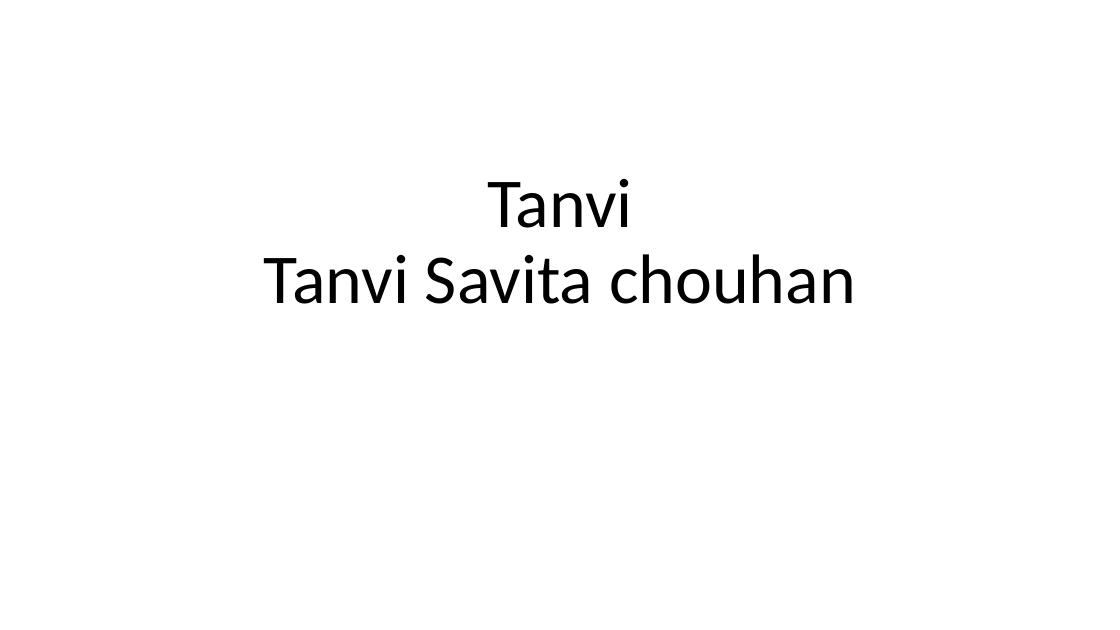
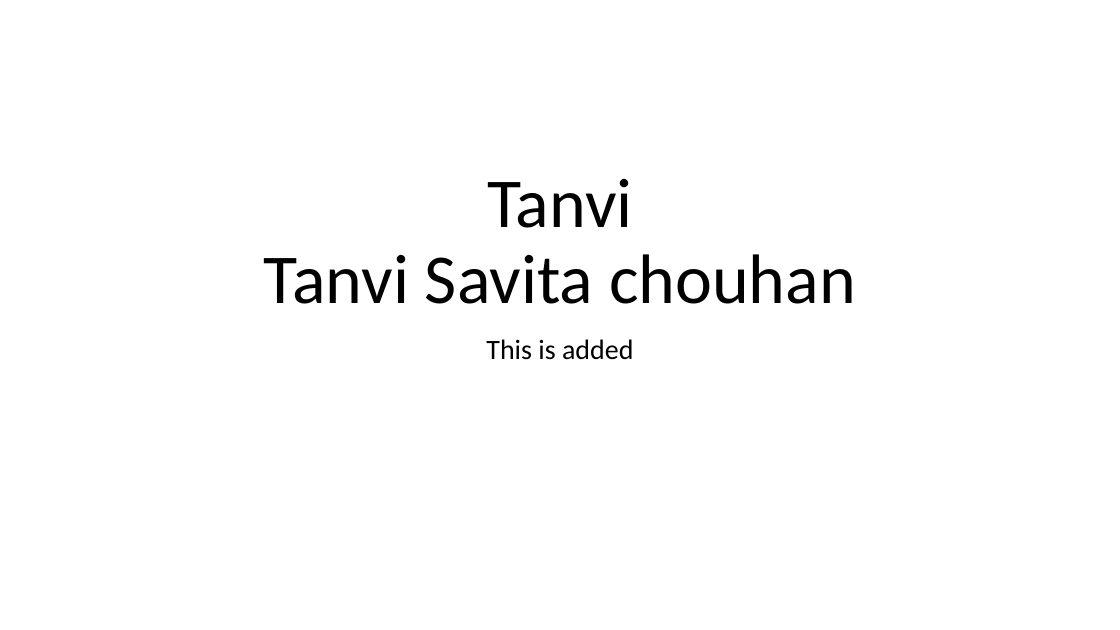
Before and after one commit to theleocodes/smaplerepo, a slide deck: slide 1 of db.pptx. Drawn at 1120x630 pixels with LibreOffice and Linux fonts; fonts in the diff are those of the drawing. Boxes give left, top, right and bottom in pixels: in the first picture for what was removed or moved away, otherwise in the second. Text is boxed around its words. In the diff, an @@ line names an element or a change of style, - is before the commit and + after.

```diff
--- a/db.pptx
+++ b/db.pptx
@@ subtitle added at [486,339,633,360], 24 pt, text #000000 @@
+This is added
```
